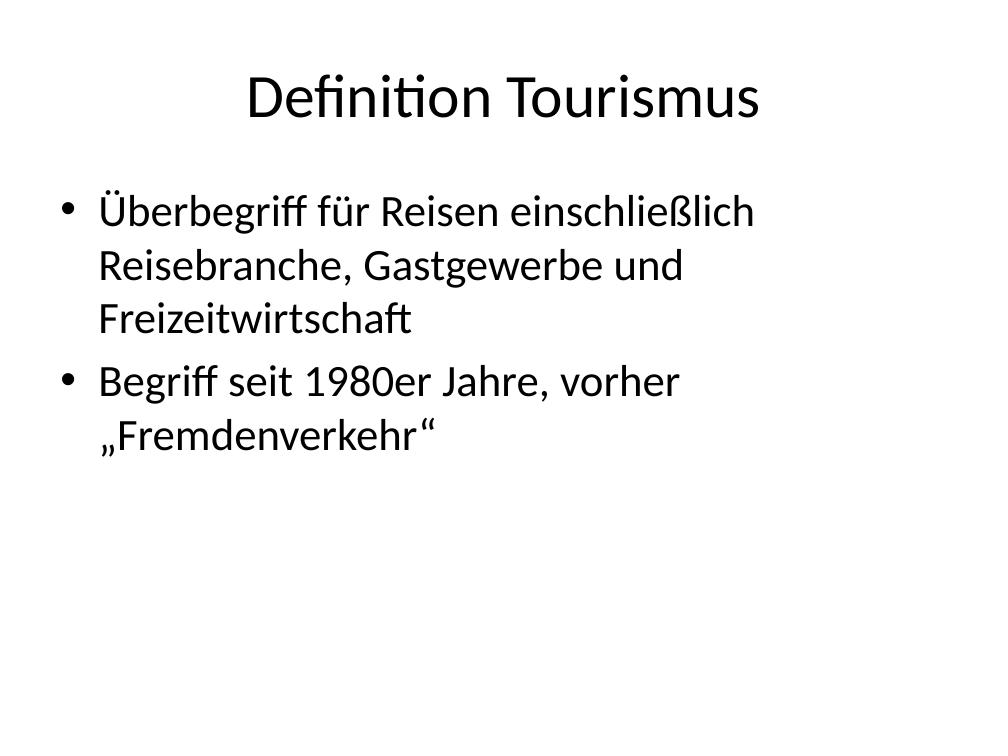
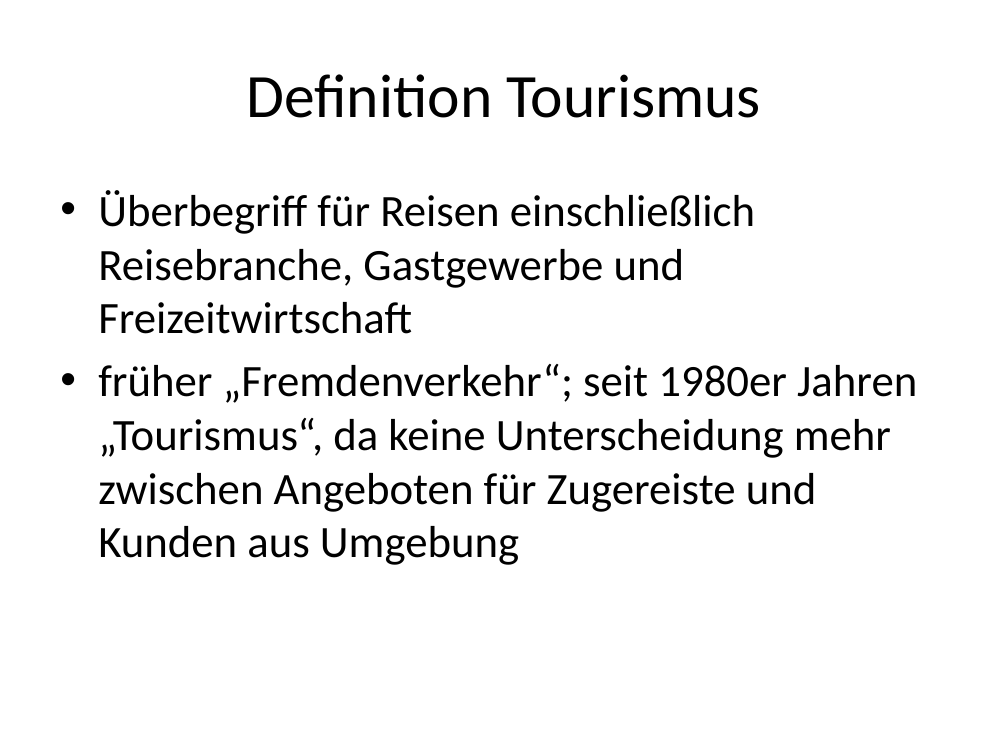
Before and after one commit to Hurafhev/flux-analytics, a slide deck: slide 3 of Tourismus in Peru.pptx. Drawn at 1008x756 pixels with LibreOffice and Linux fonts; fonts in the diff are those of the drawing. Boxes give left, top, right and bottom in pixels: in the first picture for what was removed or moved away, otherwise in the second. Text is boxed around its words. In the diff, an @@ line names an element or a change of style, - is before the commit and + after.

```diff
--- a/Tourismus in Peru.pptx
+++ b/Tourismus in Peru.pptx
@@ text at (98,364,917,565): text changed @@
-• Begriff seit 1980er Jahre, vorher „Fremdenverkehr“
+• früher „Fremdenverkehr“; seit 1980er Jahren „Tourismus“, da keine Unterscheidung mehr zwischen Angeboten für Zugereiste und Kunden aus Umgebung
```
Also in this commit, not shown: 2 other slides changed, 11 slides added, 1 slide removed.
